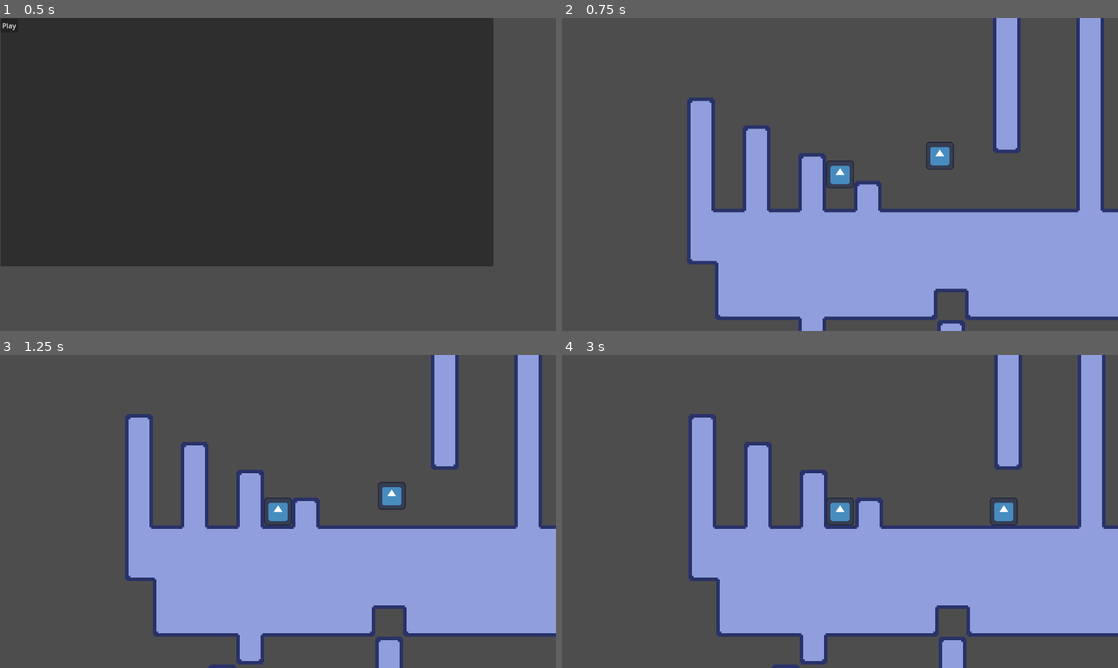
Above: before the commit, frames 1-4 (two rows, left to right).
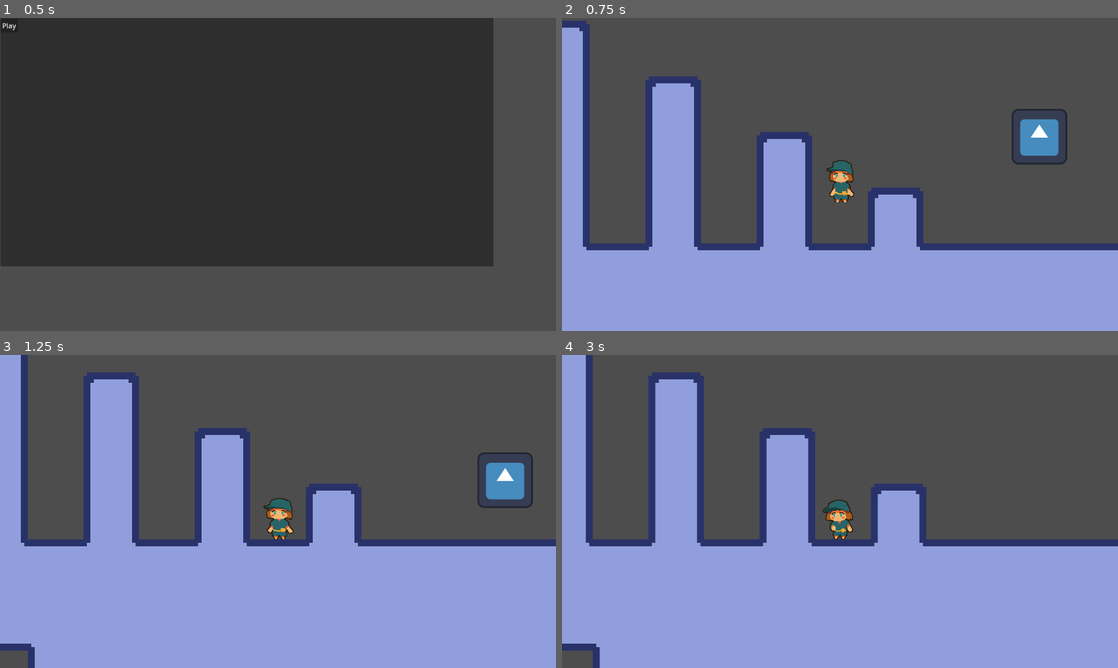
Above: after the commit, the same moments.

Repository: 3k2ng/screws
Game: Godot game, scene res://sources/scenes/title_screen.tscn
The game is run twice, just before and just after one commit, with the same random seed, the same clock (stepped at 60 frames per second) and the same inputs. The engine's default icon, where the game draws it, is replaced by a stand-in: a white triangle on a blue panel in a dark square.
Inputs:
- Up to frame 1 (0.5 s): no input
- Up to frame 2 (0.75 s): click "Play" at 0.5 s
- Up to frame 3 (1.25 s): no input
- Up to frame 4 (3 s): hold Right (move_right) 1.28-2.78 s; tap Shift (dash) at 1.35, 2.1, 2.85 s; tap Space (jump) at 1.52, 2.27 s; hold Left (move_left) from 2.78 s (still down)

Frame 1 is identical in both runs. In frame 2, 40% of the frame differs, in the area x 0-100%, y 0-100%; in frame 3, 43%; in frame 4, 42%.

Commit message:
anim

Diff:
--- a/sources/objects/player.gd
+++ b/sources/objects/player.gd
@@ -126,6 +126,15 @@
 	if state == FREE:
 		movement(delta)
 
+	if velocity.x == 0:
+		$Sprite.play("idle")
+	else:
+		$Sprite.play("walk")
+		if velocity.x > 0:
+			$Sprite.flip_h = true
+		else:
+			$Sprite.flip_h = false
+
 
 	move_and_slide()
 
--- a/sources/scenes/player_scene.tscn
+++ b/sources/scenes/player_scene.tscn
@@ -1,8 +1,126 @@
-[gd_scene load_steps=5 format=3 uid="uid://3ecgptmh5ssx"]
+[gd_scene load_steps=21 format=3 uid="uid://3ecgptmh5ssx"]
 
 [ext_resource type="Script" path="res://sources/objects/player.gd" id="1_ml32f"]
-[ext_resource type="Texture2D" uid="uid://odxtkxa8eybn" path="res://icon.svg" id="2_jelkq"]
+[ext_resource type="Texture2D" uid="uid://byf26u7ytckyk" path="res://assets/sprites/mechanic/mechanic_idle.png" id="2_5odl0"]
 [ext_resource type="AudioStream" uid="uid://cfwg5666uoxx" path="res://assets/sound fx/playejrump.mp3" id="3_sk477"]
+[ext_resource type="Texture2D" uid="uid://cpccdfxw2rgaa" path="res://assets/sprites/mechanic/mechanic_run.png" id="3_st7k7"]
+
+[sub_resource type="AtlasTexture" id="AtlasTexture_ds2e3"]
+atlas = ExtResource("2_5odl0")
+region = Rect2(0, 0, 128, 128)
+
+[sub_resource type="AtlasTexture" id="AtlasTexture_tgqnu"]
+atlas = ExtResource("2_5odl0")
+region = Rect2(128, 0, 128, 128)
+
+[sub_resource type="AtlasTexture" id="AtlasTexture_lx1ky"]
+atlas = ExtResource("2_5odl0")
+region = Rect2(256, 0, 128, 128)
+
+[sub_resource type="AtlasTexture" id="AtlasTexture_ir0gs"]
+atlas = ExtResource("2_5odl0")
+region = Rect2(384, 0, 128, 128)
+
+[sub_resource type="AtlasTexture" id="AtlasTexture_scamb"]
+atlas = ExtResource("3_st7k7")
+region = Rect2(0, 0, 128, 128)
+
+[sub_resource type="AtlasTexture" id="AtlasTexture_pb4p8"]
+atlas = ExtResource("3_st7k7")
+region = Rect2(128, 0, 128, 128)
+
+[sub_resource type="AtlasTexture" id="AtlasTexture_gnv42"]
+atlas = ExtResource("3_st7k7")
+region = Rect2(256, 0, 128, 128)
+
+[sub_resource type="AtlasTexture" id="AtlasTexture_wmmcx"]
+atlas = ExtResource("3_st7k7")
+region = Rect2(384, 0, 128, 128)
+
+[sub_resource type="AtlasTexture" id="AtlasTexture_x43vq"]
+atlas = ExtResource("3_st7k7")
+region = Rect2(512, 0, 128, 128)
+
+[sub_resource type="AtlasTexture" id="AtlasTexture_dk7cs"]
+atlas = ExtResource("3_st7k7")
+region = Rect2(640, 0, 128, 128)
+
+[sub_resource type="AtlasTexture" id="AtlasTexture_x223d"]
+atlas = ExtResource("3_st7k7")
+region = Rect2(768, 0, 128, 128)
+
+[sub_resource type="AtlasTexture" id="AtlasTexture_2ynql"]
+atlas = ExtResource("3_st7k7")
+region = Rect2(896, 0, 128, 128)
+
+[sub_resource type="SpriteFrames" id="SpriteFrames_h4shj"]
+animations = [{
+"frames": [{
+"duration": 1.0,
+"texture": SubResource("AtlasTexture_ds2e3")
+}, {
+"duration": 1.0,
+"texture": SubResource("AtlasTexture_tgqnu")
+}, {
+"duration": 1.0,
+"texture": SubResource("AtlasTexture_lx1ky")
+}, {
+"duration": 1.0,
+"texture": SubResource("AtlasTexture_ir0gs")
+}],
+"loop": true,
+"name": &"idle",
+"speed": 5.0
+}, {
+"frames": [{
+"duration": 1.0,
+"texture": SubResource("AtlasTexture_scamb")
+}, {
+"duration": 1.0,
+"texture": SubResource("AtlasTexture_pb4p8")
+}, {
+"duration": 1.0,
+"texture": SubResource("AtlasTexture_gnv42")
+}, {
+"duration": 1.0,
+"texture": SubResource("AtlasTexture_wmmcx")
+}, {
+"duration": 1.0,
+"texture": SubResource("AtlasTexture_x43vq")
+}, {
+"duration": 1.0,
+"texture": SubResource("AtlasTexture_dk7cs")
+}, {
+"duration": 1.0,
+"texture": SubResource("AtlasTexture_x223d")
+}, {
+"duration": 1.0,
+"texture": SubResource("AtlasTexture_2ynql")
+}],
+"loop": true,
+"name": &"walk",
+"speed": 5.0
+}]
+
+[sub_resource type="Animation" id="Animation_xelj2"]
+resource_name = "idle"
+tracks/0/type = "value"
+tracks/0/imported = false
+tracks/0/enabled = true
+tracks/0/path = NodePath("Sprite:animation")
+tracks/0/interp = 1
+tracks/0/loop_wrap = true
+tracks/0/keys = {
+"times": PackedFloat32Array(),
+"transitions": PackedFloat32Array(),
+"update": 1,
+"values": []
+}
+
+[sub_resource type="AnimationLibrary" id="AnimationLibrary_vtrsb"]
+_data = {
+"idle": SubResource("Animation_xelj2")
+}
 
 [sub_resource type="RectangleShape2D" id="RectangleShape2D_cq4oj"]
 size = Vector2(112, 128)
@@ -12,9 +130,17 @@
 collision_layer = 2
 script = ExtResource("1_ml32f")
 
-[node name="Sprite" type="Sprite2D" parent="."]
-texture = ExtResource("2_jelkq")
+[node name="Sprite" type="AnimatedSprite2D" parent="."]
+sprite_frames = SubResource("SpriteFrames_h4shj")
+animation = &"walk"
+speed_scale = 2.0
 metadata/_edit_lock_ = true
+
+[node name="AnimationPlayer" type="AnimationPlayer" parent="Sprite"]
+root_node = NodePath("../..")
+libraries = {
+"": SubResource("AnimationLibrary_vtrsb")
+}
 
 [node name="Collision" type="CollisionShape2D" parent="."]
 position = Vector2(-1, 0)
@@ -22,7 +148,6 @@
 metadata/_edit_lock_ = true
 
 [node name="Camera2D" type="Camera2D" parent="."]
-zoom = Vector2(0.5, 0.5)
 metadata/_edit_lock_ = true
 
 [node name="JumpNoise" type="AudioStreamPlayer2D" parent="."]
